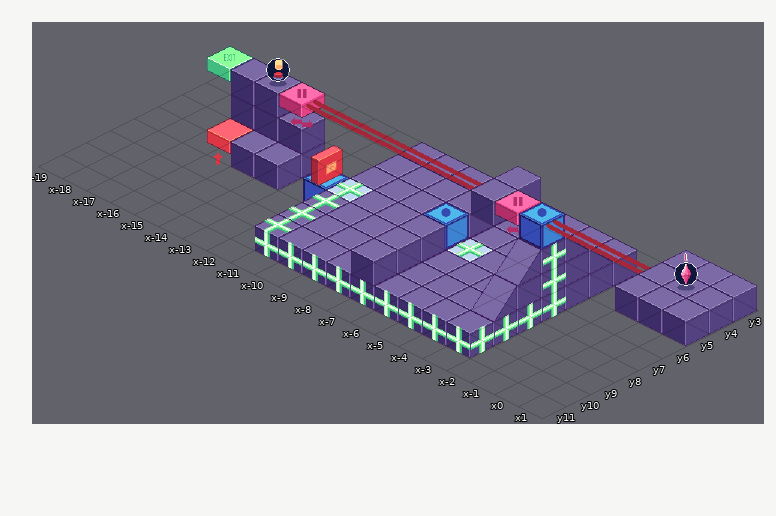
Tiled map: Design/QhipanTiled/Habitacion B.tmx. The first picture shows the starting point.
Cells are 64x32 px. Isometric: x runs down to the right, y down to the left. Shown: x -19..1, y 3..11.
The result:
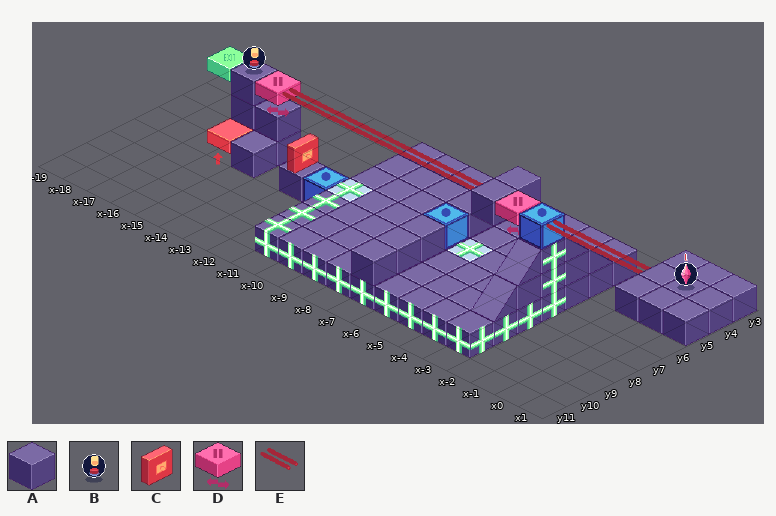
Key: from "Tileset1": A 8 "Anti-Sticker", B 18 "Switch", C 35 "Puerta", D 54 "Elevador Horizontal", E 56 "Movimiento Plataforma".
_ is an empty cell.
Tiles replaced or removed in this view: A, B, C, D.
What changed:
Changed rows in their new state; . is an unchanged cell.
Layer "P0":
first column x -13:
 7 A
Layer "P1":
first column x -14:
 6 C_
 7 _.
Layer "P2":
first column x -15:
 5 _
Layer "P3":
first column x -17:
 4 DE
Layer "P4":
first column x -19:
 3 B_
Boxes around the changes in both pictures, in picture pixels (x1, y1, x2, y2):
changed: (242, 46, 343, 202)
